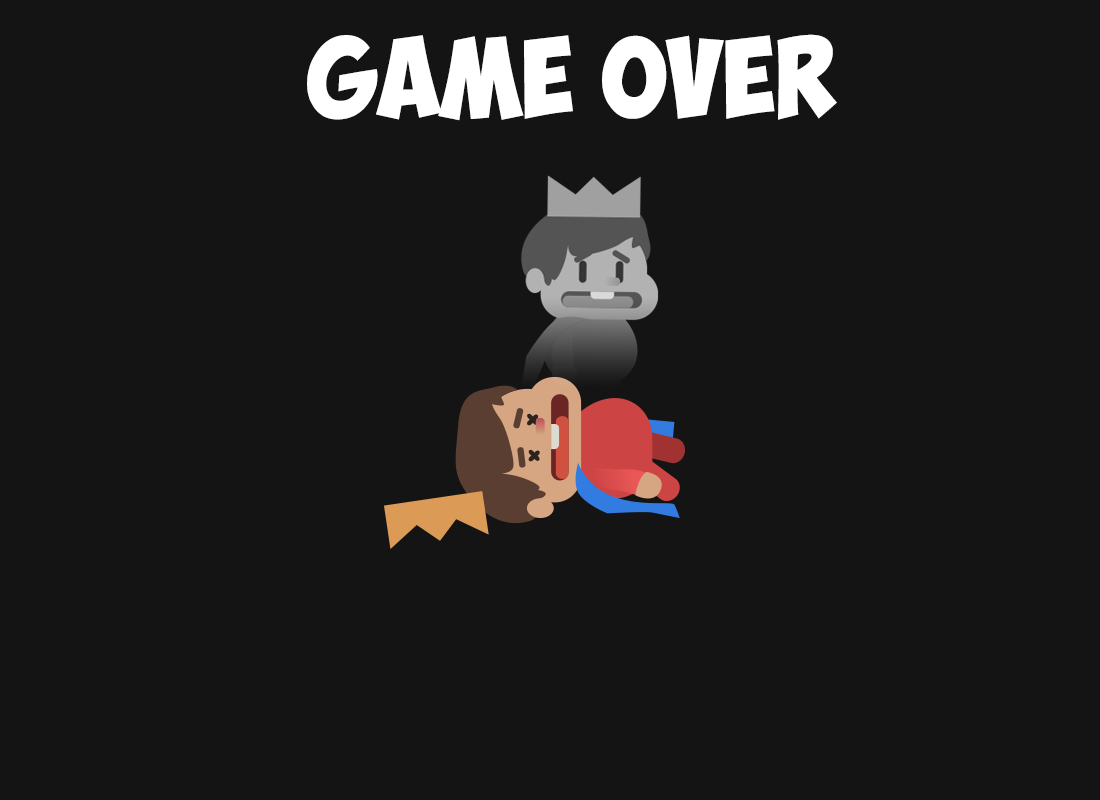
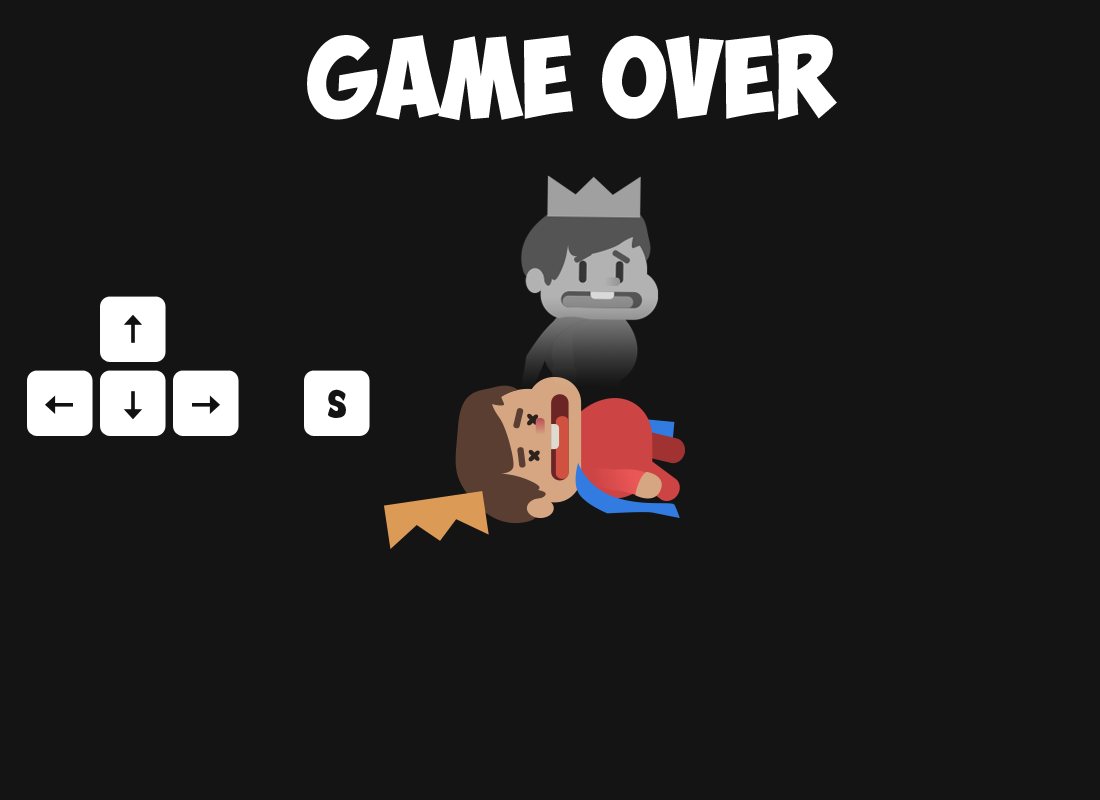
Revision of a layered 1100×800 image; what changed, layer by layer:
added layer "S" above "Forme 2 copie 3" over [328, 389, 346, 418]
added layer "Forme 2 copie 3" above "Forme 2 copie 2" over [123, 391, 143, 420]
added layer "Forme 2 copie 2" above "Forme 2 copie" over [123, 314, 143, 343]
added layer "Forme 2 copie" above "Forme 2" over [45, 395, 73, 414]
added layer "Forme 2" above "Forme 1 copie 4" over [192, 395, 220, 414]
added layer "Forme 1 copie 4" above "Forme 1 copie 3" over [304, 370, 370, 436]
added layer "Forme 1 copie 3" above "Forme 1 copie 2" over [27, 370, 93, 436]
added layer "Forme 1 copie 2" above "Forme 1 copie" over [173, 370, 239, 436]
added layer "Forme 1 copie" above "Forme 1" over [100, 370, 166, 436]
added layer "Forme 1" above "Game Over" over [100, 296, 166, 362]
